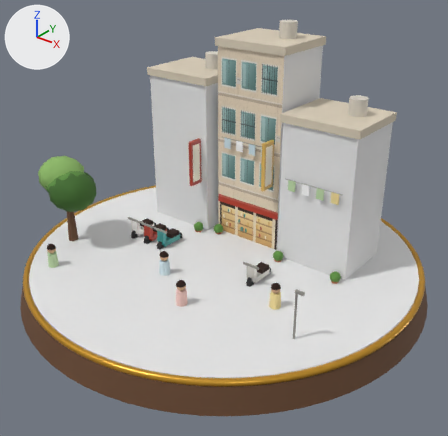
An edit to the glTF model assets/models/p05/residential.glb, drawn before and after from the same camera.
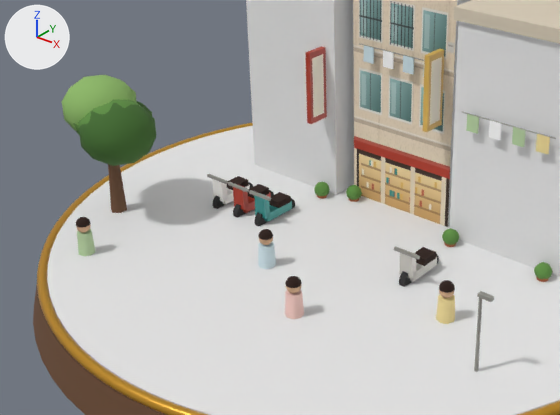
Each version is shown whole from a 50 mm lens placed at (0.342, -0.428, 0.33), pointed at (0.014, -0.017, 0.076), then close up on the part from 0% to 77% of the width and 25% to 84% of the height. Lighting does not change. The marker at upper left points along +X, +Y and +Z. The first two pictures are the older version. Where no turn or scale is listed for an object, it has been applied to the vertices.
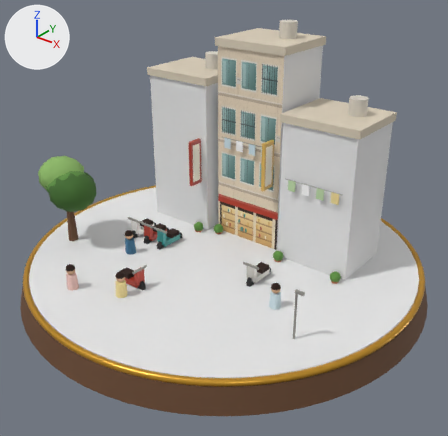
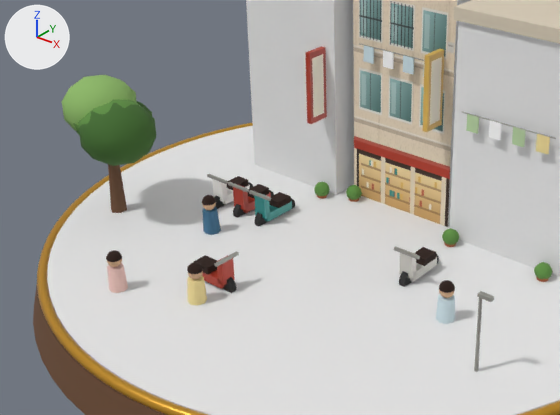
The edits, one by one:
Material 'Material_38' (mat_material_38) changes colour from pink #f2c9c0 to blue #3f6f8f; in linear values from (0.888, 0.584, 0.527) to (0.0497, 0.159, 0.275).
Material 'Material_42' (mat_material_42) changes colour from green #b9d3a4 to yellow #f3de9a; in linear values from (0.485, 0.651, 0.371) to (0.896, 0.73, 0.323).
Material 'Material_44' (mat_material_44) is new.
Its base color is (0.445, 0.0423, 0.0203) (red #b23a27).
Its metallic is 0.2.
Its roughness is 0.4.
Mesh me_mesh_83 is new.
It is a box spanning x -0.0008..0.0008, y -0.0085..0.0085, z -0.0008..0.0008.
It uses material mat_material_16 (grey #9c9c96).
Mesh me_mesh_82 is new.
It is a box spanning x -0.00212..0.00212, y -0.00425..0.00425, z -0.00708..0.00708.
It uses material mat_material_44 (red #b23a27).
Mesh me_mesh_81 is new.
It is a box spanning x -0.00566..0.00566, y -0.0046..0.0046, z -0.00212..0.00212.
It uses material mat_material_30 (black #2a170f).
Mesh me_mesh_80 is new.
It is a box spanning x -0.0113..0.0113, y -0.0042..0.0042, z -0.0028..0.0028.
It uses material mat_material_44 (red #b23a27).
Mesh me_mesh_79 is new.
It has 28 vertices, 48 faces and spans x -0.00594..0.00594, y -0.00177..0.00177, z -0.00594..0.00594.
It uses material mat_material_28 (black #2b2b2b).
Object 'Mesh_66' (ob_mesh_66) moves from (-0.0189, -0.066, 0.0315) to (0.0943, -0.0472, 0.0315).
Object 'Mesh_67' (ob_mesh_67) moves from (-0.0189, -0.066, 0.0443) to (0.0943, -0.0472, 0.0443).
Object 'Mesh_68' (ob_mesh_68) moves from (-0.0189, -0.066, 0.0454) to (0.0943, -0.0472, 0.0454).
In object 'Mesh_69' (ob_mesh_69), parent goes from ob_node_86 to ob_mover_0.
In object 'Mesh_70' (ob_mesh_70), parent goes from ob_node_86 to ob_mover_0.
In object 'Mesh_71' (ob_mesh_71), parent goes from ob_node_86 to ob_mover_0.
In object 'Mesh_72' (ob_mesh_72), parent goes from ob_node_90 to ob_mover_1.
In object 'Mesh_73' (ob_mesh_73), parent goes from ob_node_90 to ob_mover_1.
In object 'Mesh_74' (ob_mesh_74), parent goes from ob_node_90 to ob_mover_1.
In object 'Mesh_75' (ob_mesh_75), parent goes from ob_node_94 to ob_mover_2.
In object 'Mesh_76' (ob_mesh_76), parent goes from ob_node_94 to ob_mover_2.
In object 'Mesh_77' (ob_mesh_77), parent goes from ob_node_94 to ob_mover_2.
Object 'mover_2' (ob_mover_2) is new.
Its parent is ob_node_95.
Its location is (-0.0239, -0.125, 0.000652).
Its rotation in degrees is (0, 1, 4.1).
Its scale is (1.7, 1.7, 1.7).
Object 'mover_1' (ob_mover_1) is new.
Its parent is ob_node_95.
Its location is (-0.0703, -0.145, 0.000843).
Its rotation in degrees is (0, -1.3, 90).
Its scale is (1.7, 1.7, 1.7).
Object 'mover_0' (ob_mover_0) is new.
Its parent is ob_node_95.
Its location is (-0.0783, -0.061, 0.00164).
Its rotation in degrees is (0, -2.6, 89).
Its scale is (1.7, 1.7, 1.7).
Object 'Mesh_83' (ob_mesh_83) is new; it shows me_mesh_83.
Its location is (-0.0171, -0.0991, 0.0461).
Object 'Mesh_82' (ob_mesh_82) is new; it shows me_mesh_82.
Its location is (-0.0185, -0.0991, 0.0382).
Object 'Mesh_81' (ob_mesh_81) is new; it shows me_mesh_81.
Its location is (-0.0341, -0.0991, 0.0361).
Object 'Mesh_80' (ob_mesh_80) is new; it shows me_mesh_80.
Its location is (-0.0298, -0.0991, 0.0311).
Object 'Mesh_79' (ob_mesh_79) is new; it shows me_mesh_79.
Its location is (-0.0185, -0.0991, 0.0286).

What differs and where, as boxes (x1, y1, x2, y2) in the close-ups (560 x 415 px):
'Mesh_72', moved
    before: (436, 294, 455, 324)
    after: (107, 263, 128, 293)
'Mesh_66', moved
    before: (258, 242, 276, 269)
    after: (436, 294, 455, 324)
'Mesh_69', recoloured, moved
    before: (285, 289, 304, 319)
    after: (202, 207, 221, 235)
'Mesh_75', recoloured, moved
    before: (77, 229, 95, 256)
    after: (187, 276, 207, 306)
'Mesh_82', added
    after: (217, 255, 235, 286)
'Mesh_74', moved
    before: (439, 280, 455, 293)
    after: (106, 250, 122, 262)
'Mesh_68', moved
    before: (258, 229, 273, 240)
    after: (439, 280, 455, 293)
'Mesh_71', moved
    before: (285, 276, 302, 288)
    after: (202, 195, 216, 205)
'Mesh_77', moved
    before: (76, 217, 91, 227)
    after: (187, 262, 203, 274)
'Mesh_81', added
    after: (194, 255, 217, 274)
'Mesh_80', added (mostly hidden)
    after: (202, 270, 224, 289)
'Mesh_79', added
    after: (222, 277, 237, 293)
'Mesh_73', moved
    before: (439, 290, 454, 298)
    after: (107, 258, 122, 267)
'Mesh_67', moved
    before: (259, 237, 273, 245)
    after: (439, 290, 455, 298)
'Mesh_76', moved
    before: (76, 225, 91, 233)
    after: (188, 271, 203, 279)
'Mesh_70', moved
    before: (286, 286, 301, 293)
    after: (202, 202, 216, 210)
'Mesh_83', added
    after: (214, 251, 239, 267)
